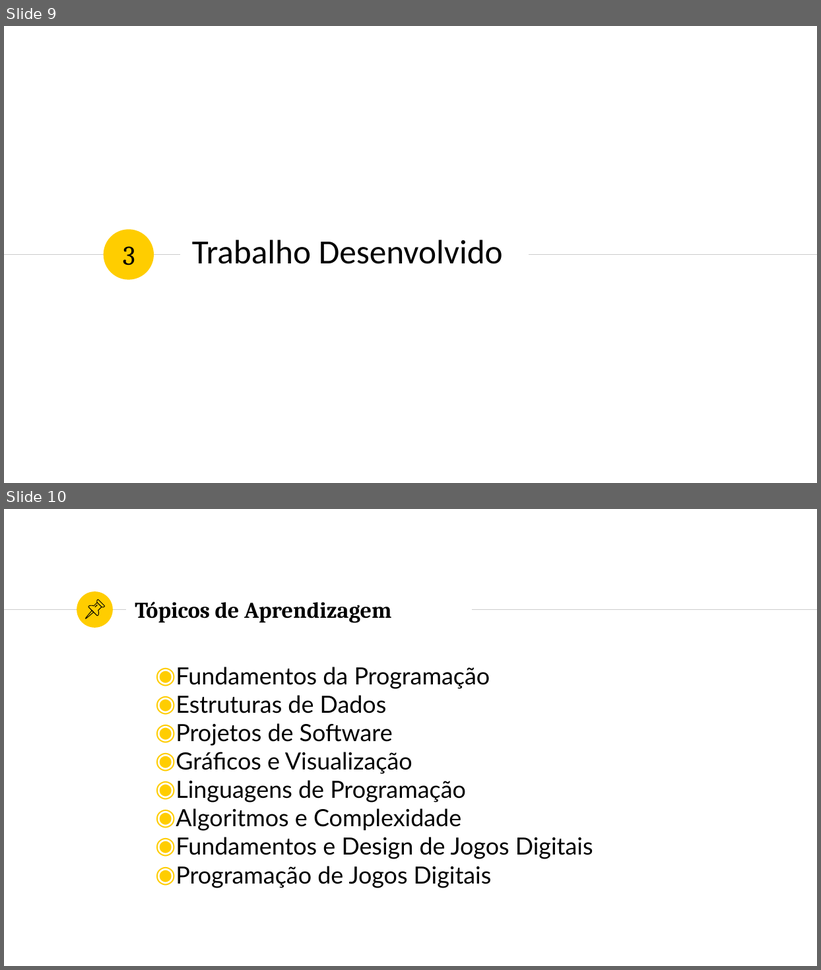
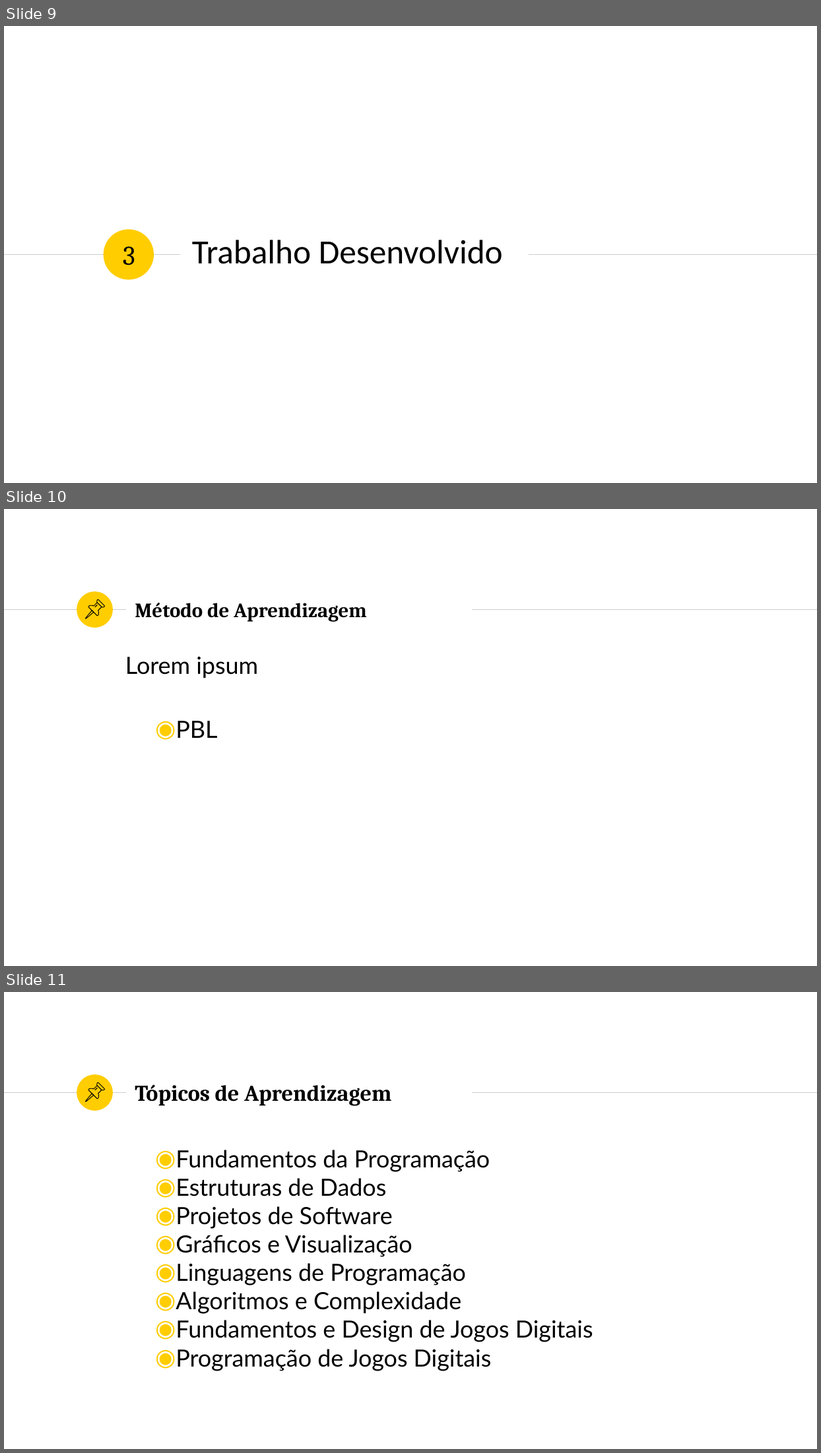
Before and after one commit to LuisEduardoReis/DISS_games, a slide deck: apresentacao/apresentacao.pptx. Shown one above the other, each under a label of ours: slides 9 and 10 before the commit, slides 9, 10 and 11 after it. The pictures are 821x970 and 821x1453 pixels, drawn with LibreOffice and Linux fonts; fonts in the diff are those of the drawing. Boxes give left, top, right and bottom in pixels: in the first picture for what was removed or moved away, otherwise in the second. Text is boxed around its words. In the diff, an @@ line names an element or a change of style, - is before the commit and + after.

```diff
--- a/apresentacao/apresentacao.pptx
+++ b/apresentacao/apresentacao.pptx
@@ slide 10 added at (x1=4, y1=509, x2=817, y2=966), background #FFFFFF; not listed: 3 template elements that a slide beside it also shows @@
@@ group added at (x1=86, y1=600, x2=104, y2=619): 4 freeform shapes @@
@@ title added at (x1=135, y1=603, x2=367, y2=622), 24 pt, text #000000, bold @@
+Método de Aprendizagem
@@ text added at (x1=125, y1=656, x2=258, y2=678), 28 pt, text #000000 @@
+Lorem ipsum
@@ text added at (x1=176, y1=721, x2=217, y2=738), 28 pt, text #000000 @@
+◉ PBL
@@ what was slide 10 is now slide 11 @@
```
Also in this commit, not shown: 1 slide changed, 1 other slide added, 1 slide removed, 1 other file.
